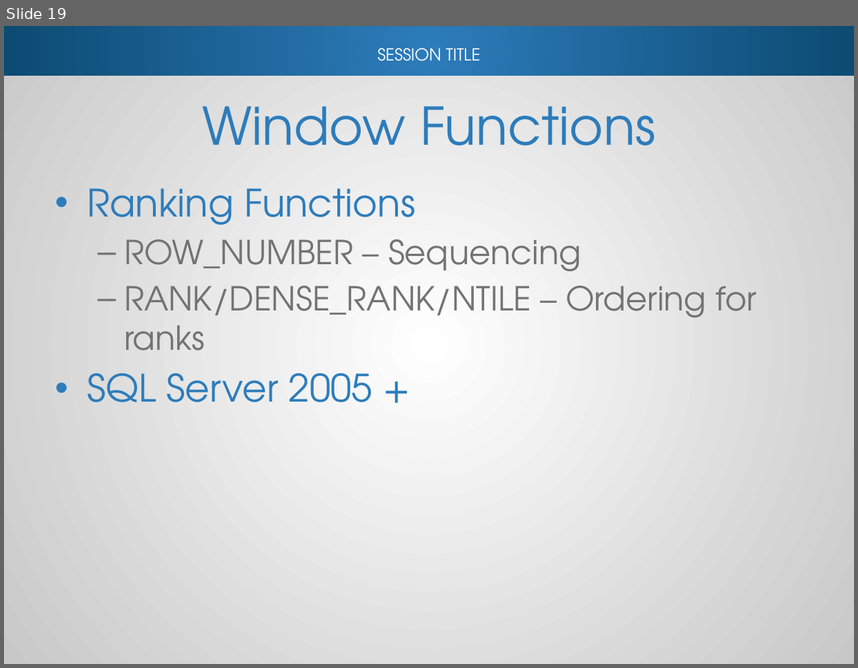
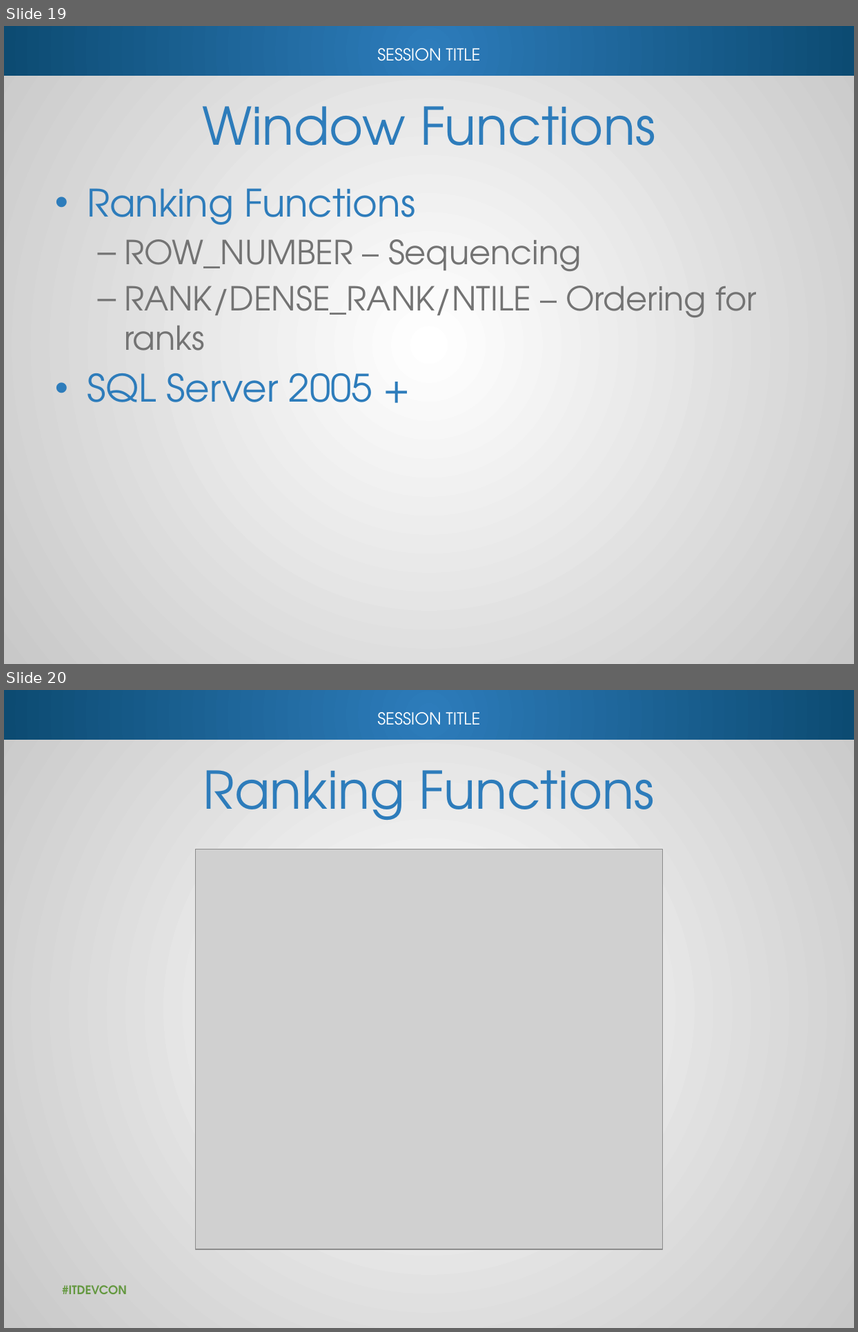
Before and after one commit to reachanu21/T-SQLWindowing, a slide deck: Presentation/TSQL_Windowing.pptx. Shown one above the other, each under a label of ours: slide 19 before the commit, slides 19 and 20 after it. The pictures are 858x668 and 858x1332 pixels, drawn with LibreOffice and Linux fonts; fonts in the diff are those of the drawing; grey boxes stand for pictures; background and template pictures are left out. Boxes give left, top, right and bottom in pixels: in the first picture for what was removed or moved away, otherwise in the second. Text is boxed around its words. In the diff, an @@ line names an element or a change of style, - is before the commit and + after.

```diff
--- a/Presentation/TSQL_Windowing.pptx
+++ b/Presentation/TSQL_Windowing.pptx
@@ slide 20 added at [4,690,854,1328], background #FFFFFF; not listed: 3 template elements that a slide beside it also shows @@
@@ title added at [203,770,655,820], 44 pt, text #2D7CBB @@
+Ranking Functions
@@ picture added at [195,849,663,1248] @@
@@ text added at [62,1285,127,1294], 10 pt, text #649840, bold @@
+#ITDEVCON
```
Also in this commit, not shown: 13 slides changed, 2 other slides added, 3 other files.
